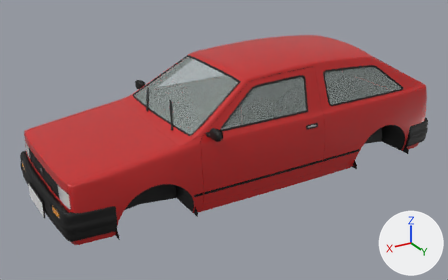
A saved change to the glTF model veiculos/proprios/quebravel/cuiabano-molde/cuiabano-molde_lod1.glb.
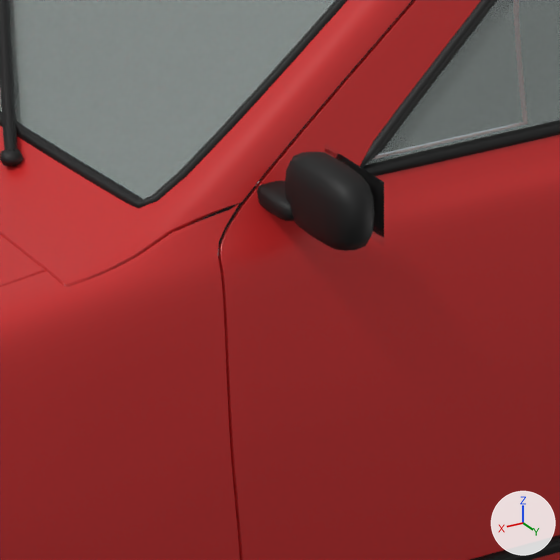
The first picture shows the older version from a camera (50 mm lens) standing at (2.93, 4.58, 2.83) and looking at (0.2, 0.03, 0.55). The close-ups show the older and then the newer version on the part from 38% to 55% of the width and 38% to 66% of the height of that picture. Only the edits that show in the close-ups are written down. The axes (+X, +Y, +Z) are drawn at lower right. The lights are the same throughout. Vertices at exactly the same position are counted once.

Names of what the first close-up shows: 'body', 'door_fl', 'fender_front_left', 'glass_door_fl', 'glass_windshield', 'hood', 'mirror_left' and 1 more.
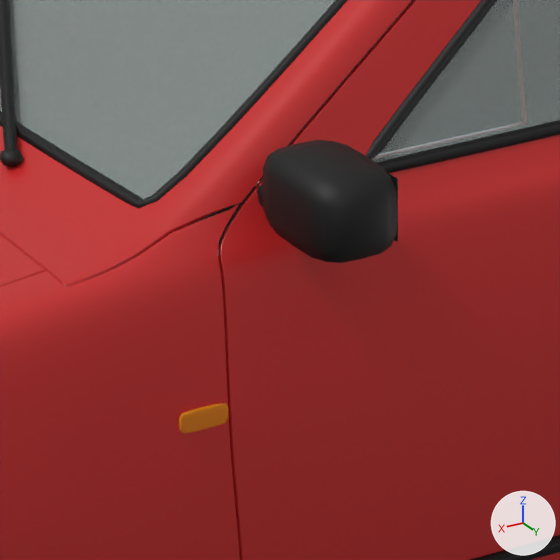
Location of each change, (x1, y1, x2, y2) in pixels of the close-ups (560 x 560 px; the box of a moved part takes in the faces that stretch with it):
'mirror_left', reshaped (11% wider, 16% taller): before (257, 145, 384, 251); after (257, 140, 398, 263)
part 1 of me_fender_front_left, added: after (179, 403, 229, 434)
part 2 of me_mirror_left, moved or reshaped: before (325, 145, 384, 246); after (338, 141, 398, 243)
part 3 of me_mirror_left, moved or reshaped: before (285, 152, 375, 251); after (262, 140, 397, 263)

The change in detail:
me_fender_front_left is used by ob_fender_front_left; location (0.0, 0.0, 0.0).
me_fender_front_left had 1419 vertices, 2608 faces and spanned x 0.747..1.852, y 0.565..0.696, z 0.262..0.93.
me_fender_front_left now has 1517 vertices, 2800 faces and spans x 0.747..1.852, y 0.565..0.696, z 0.262..0.93.
me_fender_front_left part 1: a new loose piece of 98 vertices spanning x 0.8..0.86, y 0.684..0.69, z 0.707..0.733, in mat_lente_ambar (orange #ffa000).
me_fender_front_left gains material mat_lente_ambar (orange #ffa000).
me_mirror_left is used by ob_mirror_left; location (0.0, 0.0, 0.0).
me_mirror_left had 200 vertices, 386 faces and spanned x 0.662..0.727, y 0.609..0.794, z 0.912..1.002.
me_mirror_left now has 200 vertices, 386 faces and spans x 0.641..0.745, y 0.609..0.801, z 0.907..1.007.
me_mirror_left part 2: the loose piece of 4 vertices spanning x 0.662, y 0.661..0.785, z 0.92..0.994 is moved by (-0.017, 0.0, 0.0).
me_mirror_left part 3: 98 of 200 vertices moved; they spanned x 0.665..0.721, y 0.653..0.794, z 0.912..1.002 and now span x 0.641..0.745, y 0.645..0.801, z 0.907..1.007; mean shift (0.0, 0.0, 0.0); largest move (0.667, 0.754, 0.937) -> (0.643, 0.761, 0.933).
